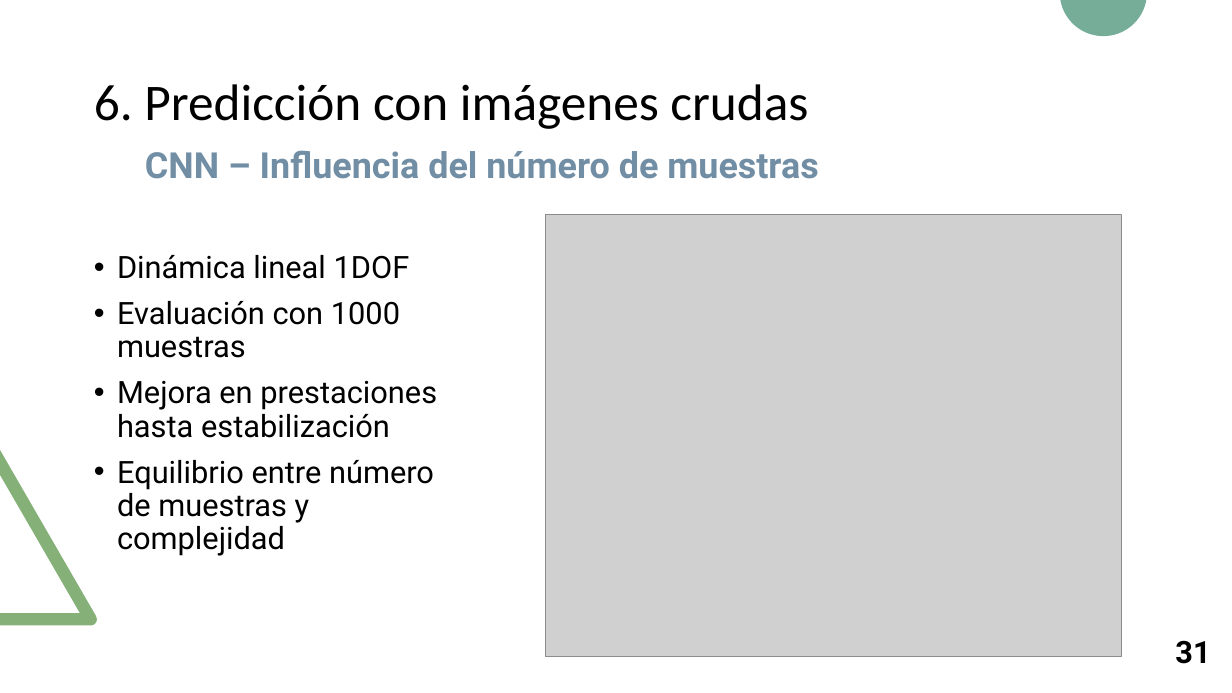
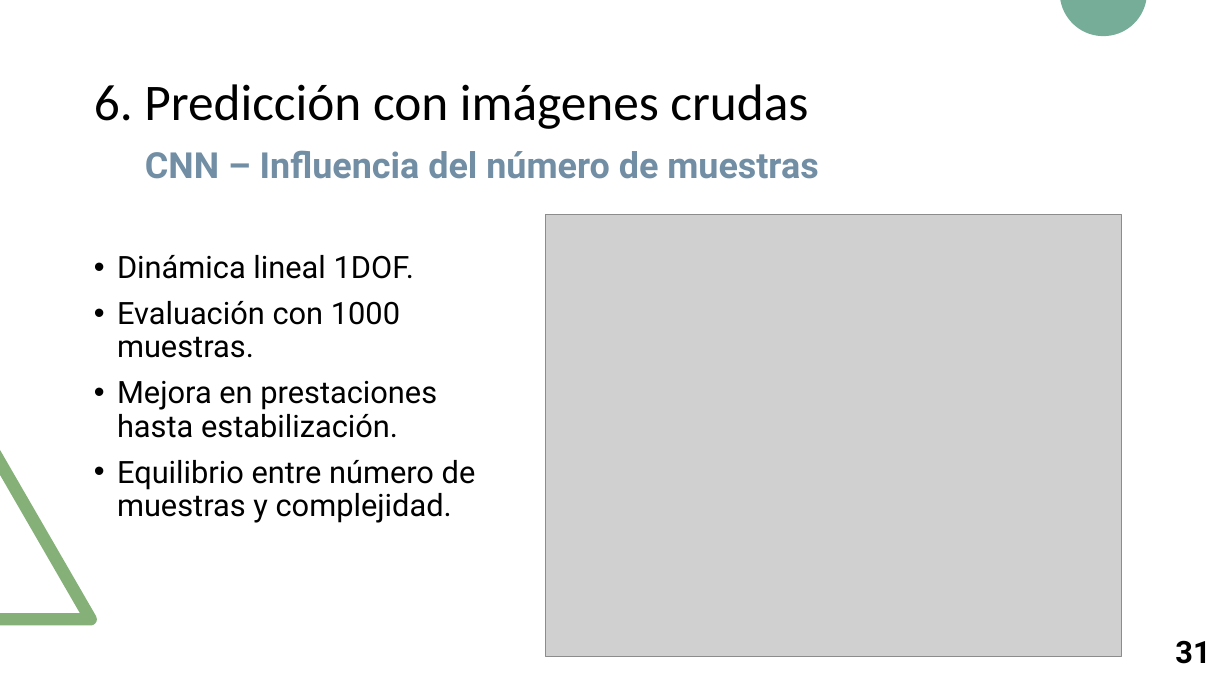
Before and after one commit to RoboticsLabURJC/2017-tfm-nuria-oyaga, a slide deck: slide 32 of Documentation/Presentacion-TFM/Presentacion-TFM.pptx. Drawn at 1232x693 pixels with LibreOffice and Linux fonts; fonts in the diff are those of the drawing; grey boxes stand for pictures. Boxes give left, top, right and bottom in pixels: in the first picture for what was removed or moved away, otherwise in the second. Text is boxed around its words. In the diff, an @@ line names an element or a change of style, - is before the commit and + after.

```diff
--- a/Documentation/Presentacion-TFM/Presentacion-TFM.pptx
+++ b/Documentation/Presentacion-TFM/Presentacion-TFM.pptx
@@ text at [117,255,476,523]: text changed @@
-• Dinámica lineal 1DOF
-• Evaluación con 1000 muestras
-• Mejora en prestaciones hasta estabilización
-• Equilibrio entre número de muestras y complejidad
+• Dinámica lineal 1DOF.
+• Evaluación con 1000 muestras.
+• Mejora en prestaciones hasta estabilización.
+• Equilibrio entre número de muestras y complejidad.
```
Also in this commit, not shown: 20 other slides changed, 1 other file.
